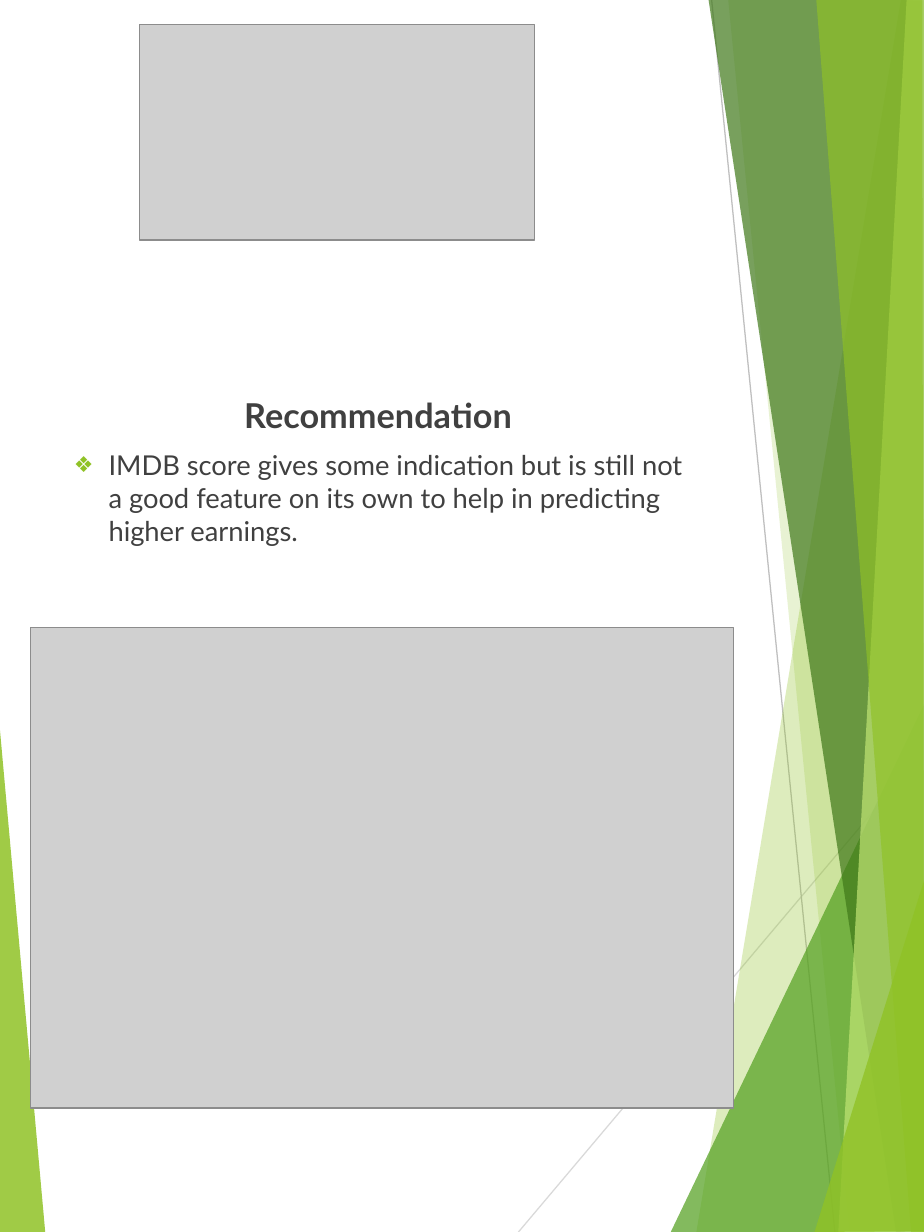
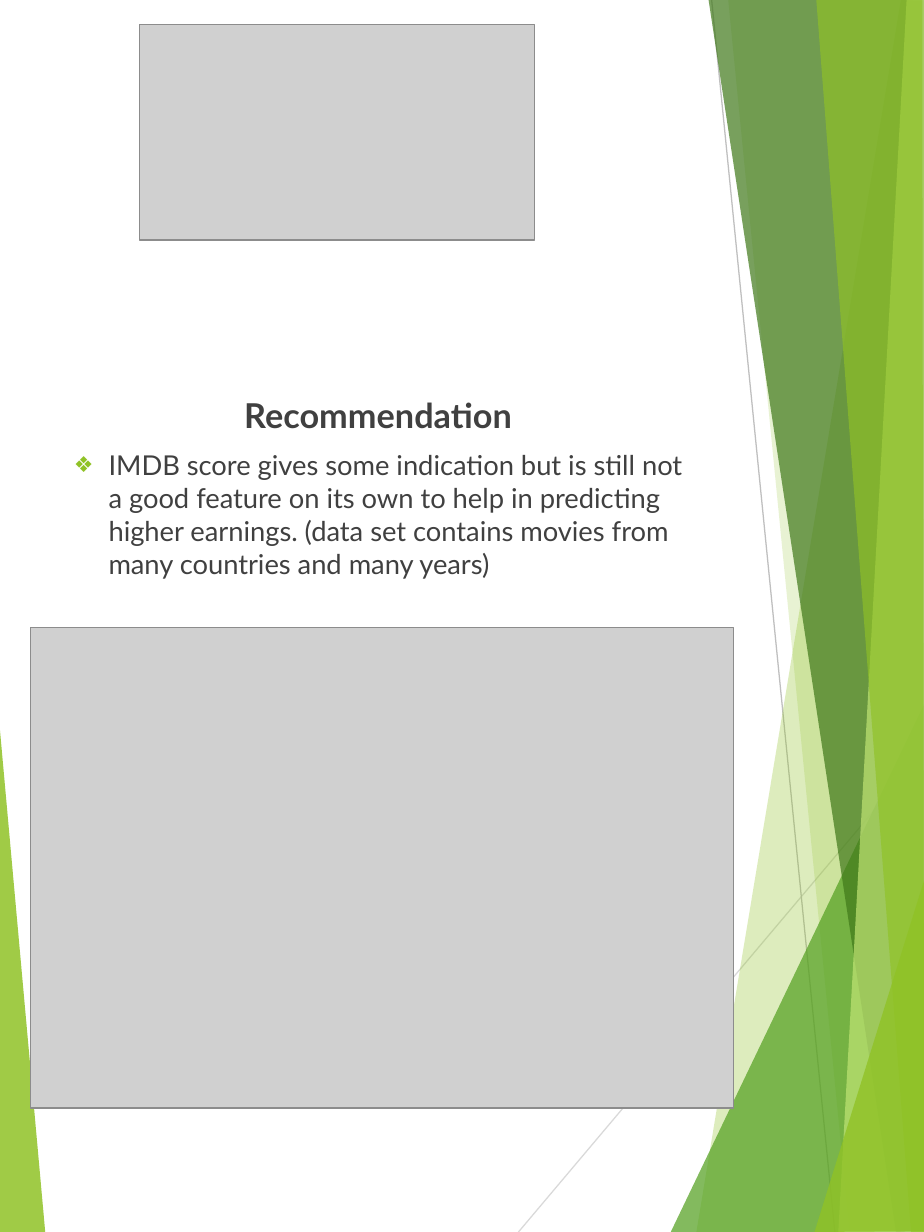
Before and after one commit to williar01/Hollywood---Project, a slide deck: slide 9 of Documentation/MovieS.pptx. Drawn at 924x1232 pixels with LibreOffice and Linux fonts; fonts in the diff are those of the drawing; grey boxes stand for pictures. Boxes give left, top, right and bottom in pixels: in the first picture for what was removed or moved away, otherwise in the second. Text is boxed around its words. In the diff, an @@ line names an element or a change of style, - is before the commit and + after.

```diff
--- a/Documentation/MovieS.pptx
+++ b/Documentation/MovieS.pptx
@@ text at [109, 455, 682, 579]: text changed @@
-❖ IMDB score gives some indication but is still not a good feature on its own to help in predicting higher earnings.
+❖ IMDB score gives some indication but is still not a good feature on its own to help in predicting higher earnings. (data set contains movies from many countries and many years)
```
Also in this commit, not shown: 3 other slides changed, 1 slide removed, 17 other files.
